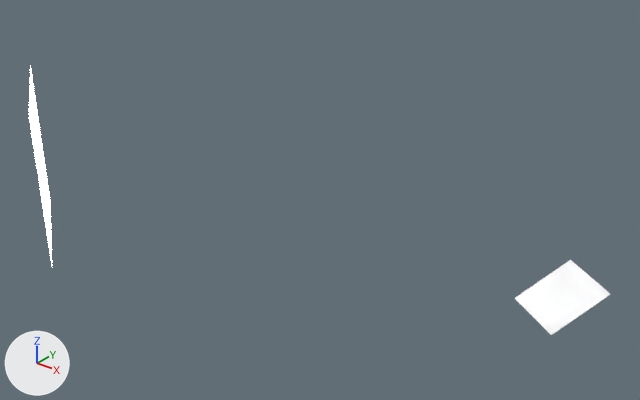
The Blender file release/datafiles/preview_cycles.blend: old version first, new version second.
Before and after are seen from a camera (50 mm lens) standing at (5.74, -14.4, 10.01) and looking at (-3.31, -3.08, 3.0). Every picture has the same lights, and +X, +Y and +Z are marked at lower left.

The first picture shows 'Plane.001', 'preview_hair'.
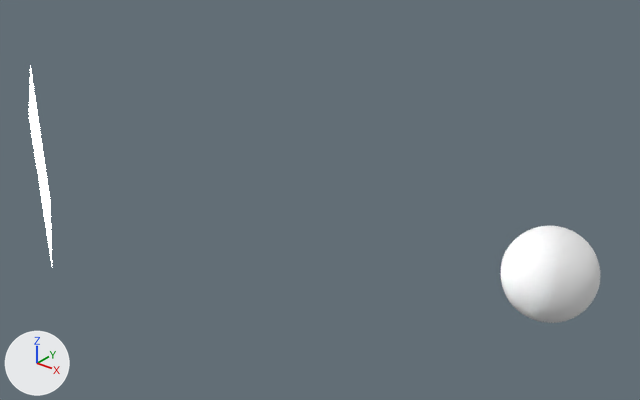
Pixel boxes [x1, y1, x2, y2] of what changed, in the pictures (640 x 400 px):
'preview_sphere', shown: after [501, 226, 600, 323]
'preview_hair', hidden: before [515, 260, 610, 335]

Edits to the bpy script that builds the scene:
```text
Change ob_preview_sphere:
    remove ob_preview_sphere.hide_set(True)  # its collection is switched off
Change ob_preview_hair:
    add ob_preview_hair.hide_set(True)  # its collection is switched off
```
